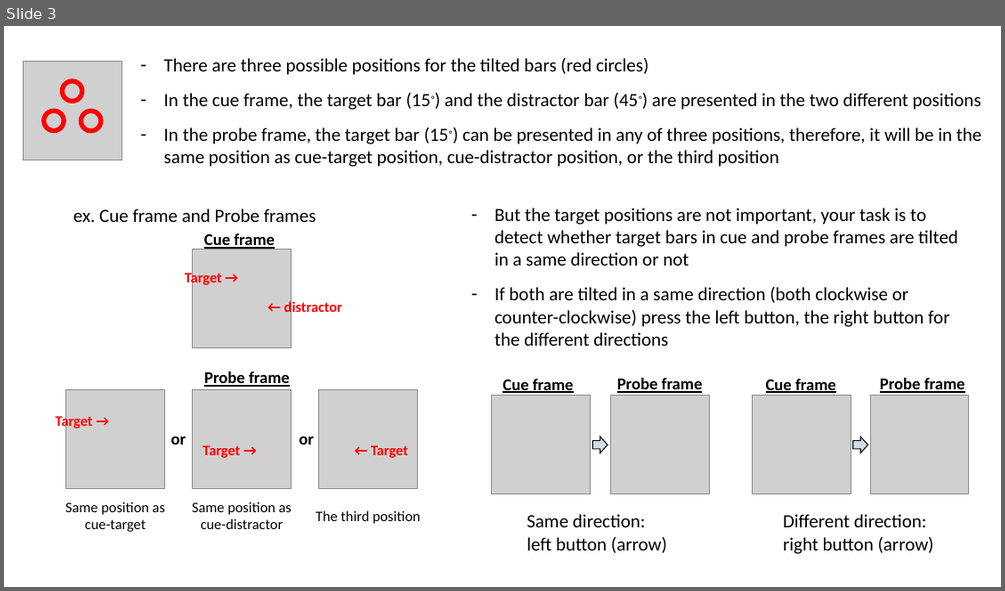
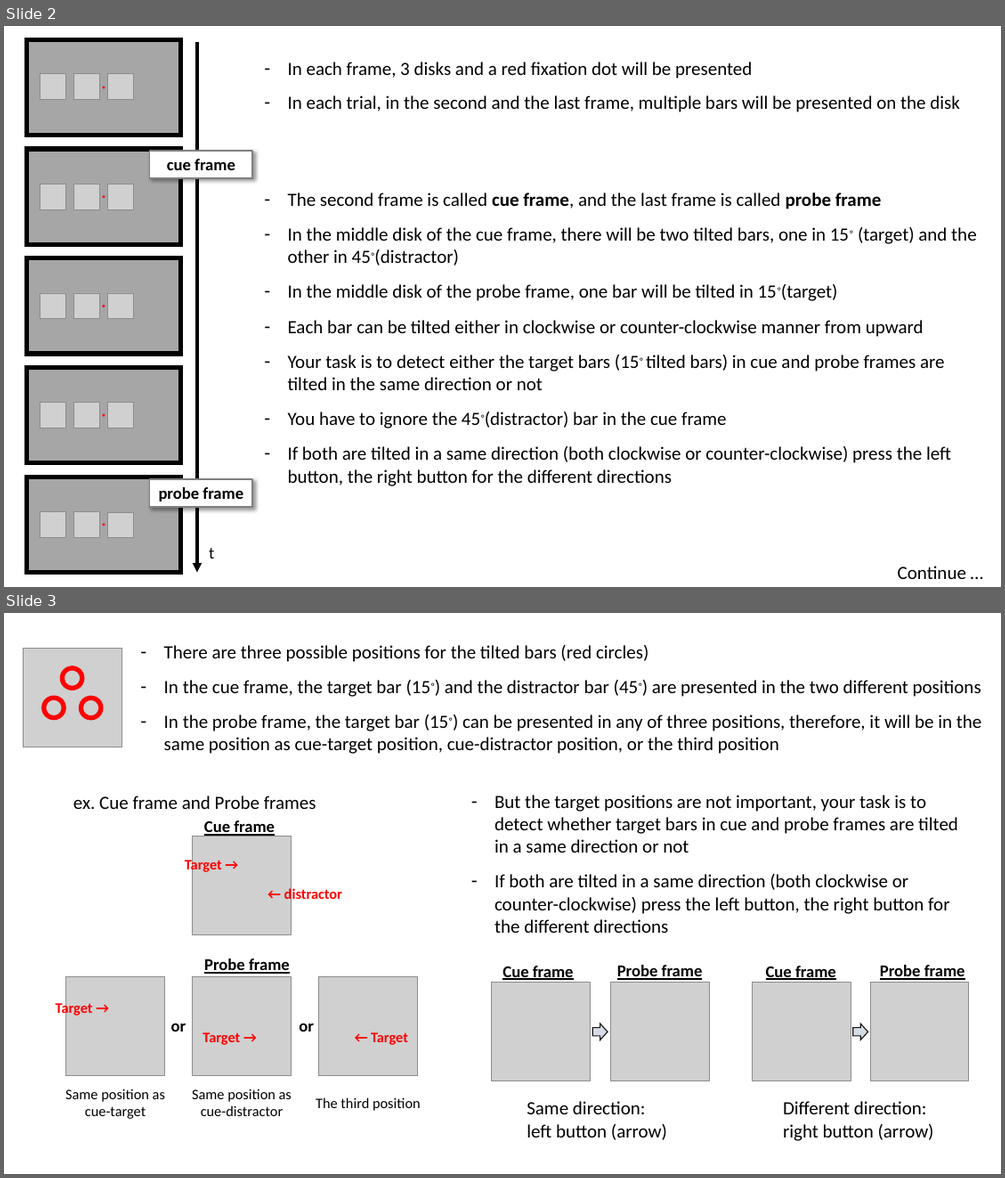
Before and after one commit to Ohyeon5/TPD_priority_map, a slide deck: Instructions/Instruction for observers.pptx. Shown one above the other, each under a label of ours: slide 3 before the commit, slides 2 and 3 after it. The pictures are 1005x591 and 1005x1178 pixels, drawn with LibreOffice and Linux fonts; fonts in the diff are those of the drawing; grey boxes stand for pictures. Boxes give left, top, right and bottom in pixels: in the first picture for what was removed or moved away, otherwise in the second. Text is boxed around its words. In the diff, an @@ line names an element or a change of style, - is before the commit and + after.

```diff
--- a/Instructions/Instruction for observers.pptx
+++ b/Instructions/Instruction for observers.pptx
@@ slide 2 added at bbox=[4, 26, 1001, 587], background #FFFFFF @@
@@ rectangle added at bbox=[27, 39, 181, 135], fill #A6A6A6, outline #000000 4.5 pt @@
@@ arrow added from (197, 42) to (197, 572), #000000 3 pt @@
@@ picture added at bbox=[40, 73, 65, 99] @@
@@ picture added at bbox=[74, 73, 100, 99] @@
@@ picture added at bbox=[108, 73, 133, 99] @@
@@ text added at bbox=[288, 62, 960, 112], 18 pt, text #000000 @@
+– In each frame, 3 disks and a red fixation dot will be presented
+– In each trial, in the second and the last frame, multiple bars will be presented on the disk
@@ ellipse added at bbox=[103, 86, 105, 88], fill #FF0000 @@
@@ rectangle added at bbox=[27, 149, 181, 244], fill #A6A6A6, outline #000000 4.5 pt @@
@@ rectangle added at bbox=[150, 151, 253, 178], fill #FFFFFF, outline #808080 1.5 pt, 16 pt, text #000000, bold @@
+cue frame
@@ picture added at bbox=[40, 184, 65, 209] @@
@@ picture added at bbox=[74, 184, 100, 209] @@
@@ picture added at bbox=[108, 184, 133, 209] @@
@@ ellipse added at bbox=[103, 196, 105, 198], fill #FF0000 @@
@@ text added at bbox=[288, 192, 976, 486], 18 pt, text #000000 @@
+– The second frame is called cue frame, and the last frame is called probe frame
+– In the middle disk of the cue frame, there will be two tilted bars, one in 15◦ (target) and the other in 45◦(distractor)
+– In the middle disk of the probe frame, one bar will be tilted in 15◦(target)
+– Each bar can be tilted either in clockwise or counter-clockwise manner from upward
+– Your task is to detect either the target bars (15◦ tilted bars) in cue and probe frames are tilted in the same direction or not
+– You have to ignore the 45◦(distractor) bar in the cue frame
+– If both are tilted in a same direction (both clockwise or counter-clockwise) press the left button, the right button for the different directions
@@ rectangle added at bbox=[27, 257, 181, 354], fill #A6A6A6, outline #000000 4.5 pt @@
@@ picture added at bbox=[40, 293, 65, 319] @@
@@ picture added at bbox=[74, 293, 100, 319] @@
@@ ellipse added at bbox=[103, 305, 105, 307], fill #FF0000 @@
@@ picture added at bbox=[108, 293, 133, 319] @@
@@ rectangle added at bbox=[27, 367, 181, 463], fill #A6A6A6, outline #000000 4.5 pt @@
@@ picture added at bbox=[40, 402, 65, 427] @@
@@ picture added at bbox=[74, 402, 100, 427] @@
@@ ellipse added at bbox=[103, 414, 105, 417], fill #FF0000 @@
@@ picture added at bbox=[108, 402, 133, 427] @@
@@ rectangle added at bbox=[27, 477, 181, 572], fill #A6A6A6, outline #000000 4.5 pt @@
@@ rectangle added at bbox=[150, 479, 253, 507], fill #FFFFFF, outline #808080 1.5 pt, 16 pt, text #000000, bold @@
+probe frame
@@ picture added at bbox=[40, 511, 65, 537] @@
@@ picture added at bbox=[74, 511, 100, 537] @@
@@ ellipse added at bbox=[103, 524, 105, 525], fill #FF0000 @@
@@ picture added at bbox=[108, 512, 133, 538] @@
@@ text added at bbox=[209, 548, 214, 558], 16 pt, text #000000 @@
+t
@@ text added at bbox=[898, 565, 966, 579], 18 pt, text #000000 @@
+Continue …
```
Also in this commit, not shown: 4 slides changed, 2 other slides added, 4 other files.
